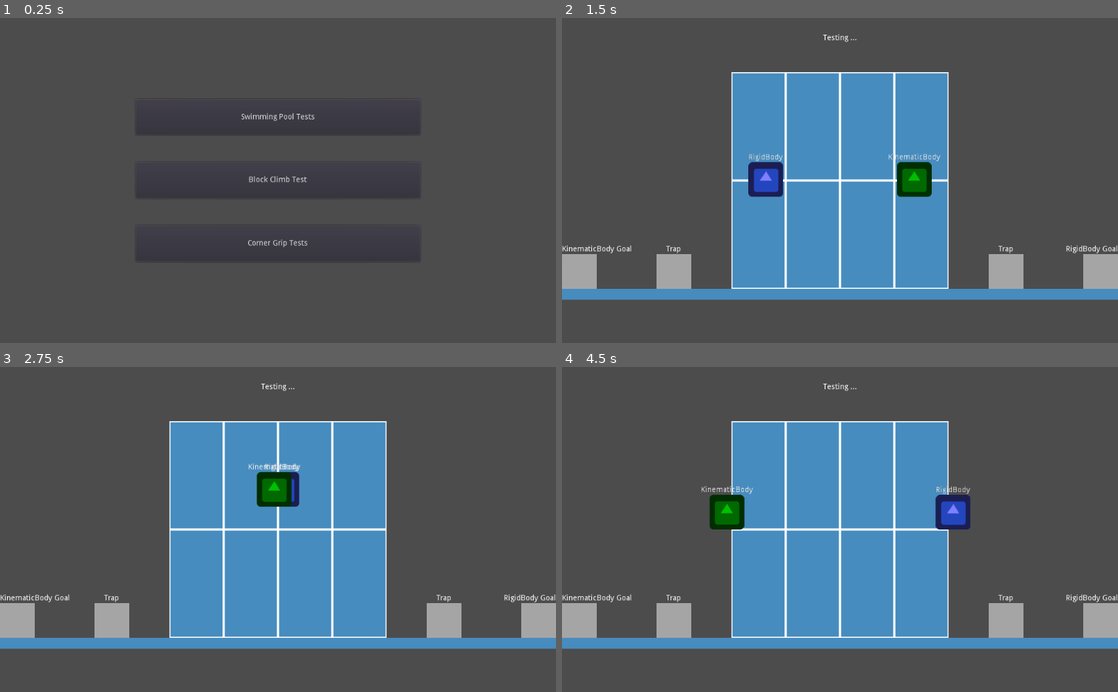
Above: before the commit, frames 1-4 (two rows, left to right).
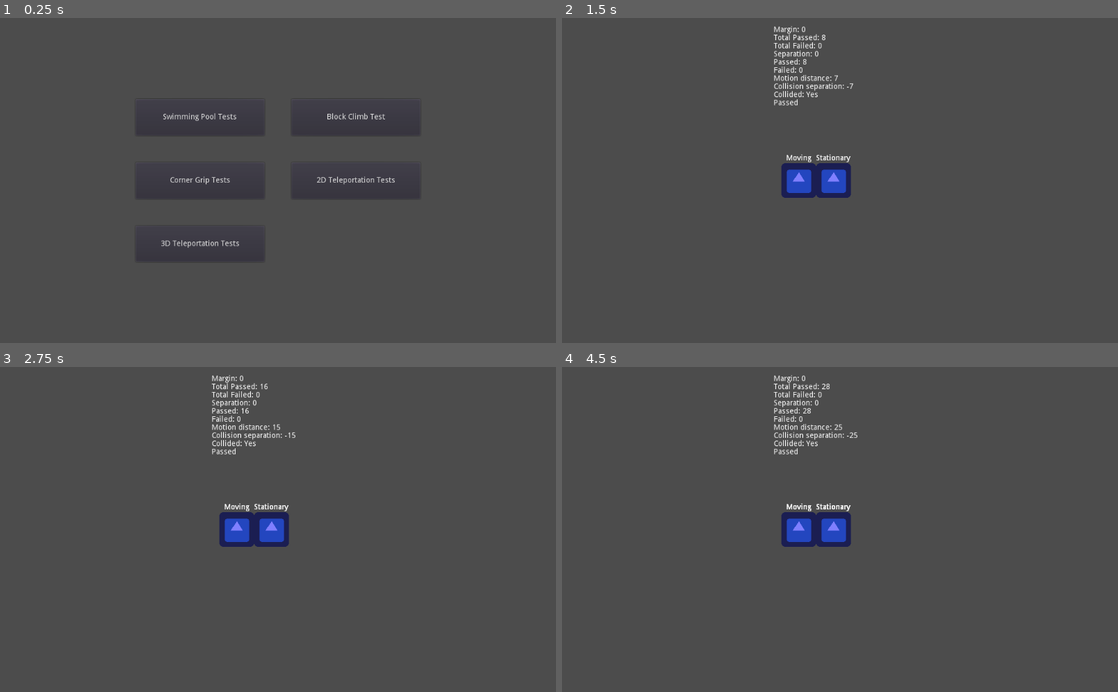
Above: after the commit, the same moments.

Repository: madmiraal/godot-gym
Game: Godot game, scene res://Menu.tscn
The game is run twice, just before and just after one commit, with the same random seed, the same clock (stepped at 60 frames per second) and the same inputs. The engine's default icon, where the game draws it, is replaced by a stand-in: a white triangle on a blue panel in a dark square.
Inputs (mouse positions are in pixels of both pictures, inside the frame that each line leads up to):
- Up to frame 1 (0.25 s): no input
- Up to frame 2 (1.5 s): click (917, 180) at 0.5 s, where only the run after the commit has a clickable "2D Teleportation Tests"; tap Enter (ui_accept) at 1.25 s; hold Enter (ui_accept) from 1.28 s (still down)
- Up to frame 3 (2.75 s): release Enter (ui_accept) at 2.03 s; tap Enter (ui_accept) at 2.1, 2.27, 2.57 s
- Up to frame 4 (4.5 s): hold Enter (ui_accept) 2.78-3.53 s; tap Enter (ui_accept) at 3.6, 3.77, 4.07 s; hold Enter (ui_accept) from 4.28 s (still down)

The runs differ from the first frame. In frame 1, 0.8% of the frame differs, in the area x 29-71%, y 29-71%; in frame 2, 33%; in frame 3, 33%; in frame 4, 34%, in the area x 0-100%, y 2-87%.

Commit message:
Add Teleportation Tests

Diff:
--- a/Menu.gd
+++ b/Menu.gd
@@ -8,3 +8,9 @@
 
 func _on_Test3_pressed():
 	get_tree().change_scene("res://OneWayTests/Corner Grip Tests.tscn")
+
+func _on_Test4_pressed():
+	get_tree().change_scene("res://TestBodyMotionTests/Teleportation 2D Tests.tscn")
+
+func _on_Test5_pressed():
+	get_tree().change_scene("res://TestBodyMotionTests/Teleportation 3D Tests.tscn")
--- a/Menu.tscn
+++ b/Menu.tscn
@@ -10,37 +10,61 @@
 "_edit_use_anchors_": false
 }
 
-[node name="VBoxContainer" type="VBoxContainer" parent="."]
+[node name="VBoxContainer" type="GridContainer" parent="."]
 anchor_right = 1.0
 anchor_bottom = 1.0
 margin_left = 250.0
 margin_top = 150.0
 margin_right = -250.0
 margin_bottom = -150.0
-custom_constants/separation = 50
+custom_constants/vseparation = 50
+custom_constants/hseparation = 50
+columns = 2
 __meta__ = {
 "_edit_use_anchors_": false
 }
 
 [node name="Test1" type="Button" parent="VBoxContainer"]
-margin_right = 524.0
+margin_right = 237.0
 margin_bottom = 66.0
+size_flags_horizontal = 3
 size_flags_vertical = 3
 text = "Swimming Pool Tests"
 
 [node name="Test2" type="Button" parent="VBoxContainer"]
-margin_top = 116.0
+margin_left = 287.0
 margin_right = 524.0
-margin_bottom = 183.0
+margin_bottom = 66.0
+size_flags_horizontal = 3
 size_flags_vertical = 3
 text = "Block Climb Test"
 
 [node name="Test3" type="Button" parent="VBoxContainer"]
-margin_top = 233.0
-margin_right = 524.0
-margin_bottom = 300.0
+margin_top = 116.0
+margin_right = 237.0
+margin_bottom = 182.0
+size_flags_horizontal = 3
 size_flags_vertical = 3
 text = "Corner Grip Tests"
+
+[node name="Test4" type="Button" parent="VBoxContainer"]
+margin_left = 287.0
+margin_top = 116.0
+margin_right = 524.0
+margin_bottom = 182.0
+size_flags_horizontal = 3
+size_flags_vertical = 3
+text = "2D Teleportation Tests"
+
+[node name="Test5" type="Button" parent="VBoxContainer"]
+margin_top = 232.0
+margin_right = 237.0
+margin_bottom = 298.0
+size_flags_horizontal = 3
+size_flags_vertical = 3
+text = "3D Teleportation Tests"
 [connection signal="pressed" from="VBoxContainer/Test1" to="." method="_on_Test1_pressed"]
 [connection signal="pressed" from="VBoxContainer/Test2" to="." method="_on_Test2_pressed"]
 [connection signal="pressed" from="VBoxContainer/Test3" to="." method="_on_Test3_pressed"]
+[connection signal="pressed" from="VBoxContainer/Test4" to="." method="_on_Test4_pressed"]
+[connection signal="pressed" from="VBoxContainer/Test5" to="." method="_on_Test5_pressed"]
--- /dev/null
+++ b/TestBodyMotionTests/Teleportation 2D Tests.tscn
@@ -0,0 +1,21 @@
+[gd_scene load_steps=3 format=2]
+
+[ext_resource path="res://TestBodyMotionTests/Teleportation Tests.gd" type="Script" id=1]
+[ext_resource path="res://TestBodyMotionTests/Teleportation Test Data.tscn" type="PackedScene" id=2]
+
+[node name="Teleportation Tests" type="Node2D"]
+script = ExtResource( 1 )
+margin = 0.0
+use_rigidbody = true
+
+[node name="Teleportation Test Data" parent="." instance=ExtResource( 2 )]
+
+[node name="Start Timer" type="Timer" parent="."]
+wait_time = 0.01
+one_shot = true
+
+[node name="Finish Timer" type="Timer" parent="."]
+wait_time = 0.01
+one_shot = true
+[connection signal="timeout" from="Start Timer" to="." method="perform_test"]
+[connection signal="timeout" from="Finish Timer" to="." method="end_test"]
--- /dev/null
+++ b/TestBodyMotionTests/Teleportation 3D Tests.tscn
@@ -0,0 +1,23 @@
+[gd_scene load_steps=3 format=2]
+
+[ext_resource path="res://TestBodyMotionTests/Teleportation Tests.gd" type="Script" id=1]
+[ext_resource path="res://TestBodyMotionTests/Teleportation Test Data.tscn" type="PackedScene" id=2]
+
+[node name="Teleportation Tests" type="Spatial"]
+script = ExtResource( 1 )
+margin = 0.0
+
+[node name="Teleportation Test Data" parent="." instance=ExtResource( 2 )]
+
+[node name="Start Timer" type="Timer" parent="."]
+wait_time = 0.01
+one_shot = true
+
+[node name="Finish Timer" type="Timer" parent="."]
+wait_time = 0.01
+one_shot = true
+
+[node name="Camera" type="Camera" parent="."]
+transform = Transform( 1, 0, 0, 0, 0.965926, 0.258819, 0, -0.258819, 0.965926, -1, 2, 5 )
+[connection signal="timeout" from="Start Timer" to="." method="perform_test"]
+[connection signal="timeout" from="Finish Timer" to="." method="end_test"]
--- /dev/null
+++ b/TestBodyMotionTests/Teleportation Test Data.tscn
@@ -0,0 +1,165 @@
+[gd_scene load_steps=2 format=2]
+
+[sub_resource type="GDScript" id=1]
+script/source = "extends Control
+
+var margin = \"?\" setget set_margin_text
+var total_passed = \"?\" setget set_total_passed
+var total_failed = \"?\" setget set_total_failed
+var passed = \"?\" setget set_passed
+var failed = \"?\" setget set_failed
+var separation = \"?\" setget set_separation
+var motion_distance = \"?\" setget set_motion_distance
+var collision_separation = \"?\" setget set_collision_separation
+var collided = \"?\" setget set_collided
+var result = \"\" setget set_result
+var complete = \"\" setget set_complete
+
+func set_margin_text(value):
+	$\"Margin\".text = \"Margin: \" + str(value)
+
+func set_total_passed(value):
+	$\"Total Passed\".text = \"Total Passed: \" + str(value)
+
+func set_total_failed(value):
+	$\"Total Failed\".text = \"Total Failed: \" + str(value)
+
+func set_passed(value):
+	$\"Passed\".text = \"Passed: \" + str(value)
+
+func set_failed(value):
+	$\"Failed\".text = \"Failed: \" + str(value)
+
+func set_separation(value):
+	$\"Separation\".text = \"Separation: \" + str(value)
+
+func set_motion_distance(value):
+	$\"Motion Distance\".text = \"Motion distance: \" + str(value)
+
+func set_collision_separation(value):
+	$\"Collision Separation\".text = \"Collision separation: \" + str(value)
+
+func set_collided(value):
+	$\"Collided\".text = \"Collided: \" + str(value)
+
+func set_result(value):
+	$\"Result\".text = str(value)
+
+func set_complete(value):
+	$\"Complete\".text = str(value)
+"
+
+[node name="Teleportation Test Data" type="Control"]
+script = SubResource( 1 )
+__meta__ = {
+"_edit_use_anchors_": false
+}
+
+[node name="Margin" type="Label" parent="."]
+margin_left = 390.0
+margin_top = 15.0
+margin_right = 590.0
+margin_bottom = 30.0
+text = "Margin: ?"
+__meta__ = {
+"_edit_use_anchors_": false
+}
+
+[node name="Total Passed" type="Label" parent="."]
+margin_left = 390.0
+margin_top = 30.0
+margin_right = 590.0
+margin_bottom = 45.0
+text = "Total Passed: ?"
+__meta__ = {
+"_edit_use_anchors_": false
+}
+
+[node name="Total Failed" type="Label" parent="."]
+margin_left = 390.0
+margin_top = 45.0
+margin_right = 590.0
+margin_bottom = 59.0
+text = "Total Failed: ?"
+__meta__ = {
+"_edit_use_anchors_": false
+}
+
+[node name="Separation" type="Label" parent="."]
+margin_left = 390.0
+margin_top = 60.0
+margin_right = 590.0
+margin_bottom = 75.0
+text = "Separation: ?"
+__meta__ = {
+"_edit_use_anchors_": false
+}
+
+[node name="Passed" type="Label" parent="."]
+margin_left = 390.0
+margin_top = 75.0
+margin_right = 590.0
+margin_bottom = 90.0
+text = "Passed: ?"
+__meta__ = {
+"_edit_use_anchors_": false
+}
+
+[node name="Failed" type="Label" parent="."]
+margin_left = 390.0
+margin_top = 90.0
+margin_right = 590.0
+margin_bottom = 105.0
+text = "Failed: ?"
+__meta__ = {
+"_edit_use_anchors_": false
+}
+
+[node name="Motion Distance" type="Label" parent="."]
+margin_left = 390.0
+margin_top = 105.0
+margin_right = 590.0
+margin_bottom = 120.0
+text = "Motion distance: ?"
+__meta__ = {
+"_edit_use_anchors_": false
+}
+
+[node name="Collision Separation" type="Label" parent="."]
+margin_left = 390.0
+margin_top = 120.0
+margin_right = 590.0
+margin_bottom = 135.0
+text = "Collision separation: ?"
+__meta__ = {
+"_edit_use_anchors_": false
+}
+
+[node name="Collided" type="Label" parent="."]
+margin_left = 390.0
+margin_top = 135.0
+margin_right = 590.0
+margin_bottom = 150.0
+text = "Collided: ?"
+__meta__ = {
+"_edit_use_anchors_": false
+}
+
+[node name="Result" type="Label" parent="."]
+margin_left = 390.0
+margin_top = 150.0
+margin_right = 590.0
+margin_bottom = 165.0
+__meta__ = {
+"_edit_use_anchors_": false
+}
+
+[node name="Complete" type="Label" parent="."]
+margin_left = 390.0
+margin_top = 165.0
+margin_right = 590.0
+margin_bottom = 180.0
+text = "ALL TESTS COMPLETE"
+__meta__ = {
+"_edit_use_anchors_": false
+}
--- /dev/null
+++ b/TestBodyMotionTests/Teleportation Tests.gd
@@ -0,0 +1,193 @@
+extends Node
+
+export var start_separation = 0
+export var finish_separation = 32
+export var margin = 0.08
+export var pause_on_failure = false
+export var print_failure = false
+export var use_rigidbody = false
+
+var rigid_player_scene
+var kinematic_player_scene
+var player1
+var player2
+var player_width
+var separation
+var motion
+var step_size
+var starting_position1
+var starting_position2
+var safe_distance
+var passed
+var failed
+var total_passed
+var total_failed
+var complete
+var paused
+
+func _input(event):
+	if event.is_action_pressed("ui_accept"):
+		if complete:
+			player1.free()
+			player2.free()
+			restart()
+		else:
+			pause(!paused)
+	if event.is_action_pressed("ui_cancel"):
+		get_tree().change_scene("res://Menu.tscn")
+
+func _ready():
+	var node = self
+	if node is Spatial:
+		rigid_player_scene = preload("res://3DAssets/RigidBody Player.tscn")
+		kinematic_player_scene = preload("res://3DAssets/KinematicBody Player.tscn")
+		starting_position2 = Vector3(0, 0, 0)
+		motion = Vector3()
+		step_size = 0.1
+		if finish_separation == 32:
+			finish_separation /= 32
+		if margin == 0.08:
+			margin *= 0.001 / 0.08
+	else:
+		rigid_player_scene = preload("res://2DAssets/RigidBody Player.tscn")
+		kinematic_player_scene = preload("res://2DAssets/KinematicBody Player.tscn")
+		starting_position2 = Vector2(500, 300)
+		motion = Vector2()
+		step_size = 1
+	var player = rigid_player_scene.instance()
+	player_width = player.get_child(0).get_shape().extents.x * 2
+	player.free()
+	restart()
+
+func update_labels(result_text):
+	if $"Teleportation Test Data":
+		$"Teleportation Test Data".margin = margin
+		$"Teleportation Test Data".total_passed = total_passed + passed
+		$"Teleportation Test Data".total_failed = total_failed + failed
+		$"Teleportation Test Data".separation = separation
+		$"Teleportation Test Data".passed = passed
+		$"Teleportation Test Data".failed = failed
+		$"Teleportation Test Data".motion_distance = motion.x
+		$"Teleportation Test Data".collision_separation = safe_distance - motion.x
+		$"Teleportation Test Data".result = result_text
+
+func pause(on):
+	paused = on
+	if paused:
+		$"Start Timer".stop()
+		$"Finish Timer".stop()
+	else:
+		if pause_on_failure:
+			end_test()
+		else:
+			motion.x -= step_size
+			prepare_next_test()
+
+func restart():
+	if $"Teleportation Test Data":
+		$"Teleportation Test Data".complete = ""
+	starting_position1 = starting_position2
+	separation = start_separation - step_size
+	motion.x = (player_width + separation) * 2 + 1
+	total_passed = 0
+	total_failed = 0
+	passed = 0
+	failed = 0
+	complete = false
+	if print_failure:
+		print("Teleportation Test Results")
+		print("==========================")
+		print("Margin: ", margin)
+		print("Player2 position: ", starting_position2.x)
+	prepare_next_test()
+
+func prepare_next_test():
+	if motion.x >= (player_width + separation) * 2:
+		total_passed += passed
+		total_failed += failed
+		passed = 0
+		failed = 0
+		separation += step_size
+		motion.x = 0
+		starting_position1.x = starting_position2.x - player_width - separation
+		safe_distance = separation
+		if print_failure:
+			print("Player1 position: ", starting_position1.x)
+			print("Separation: ", starting_position2.x - starting_position1.x)
+			print("Safe distance: ", safe_distance)
+			printt("X-Motion", "Collision", "Separation", "Distance")
+	else:
+		motion.x += step_size
+	if use_rigidbody:
+		player1 = rigid_player_scene.instance()
+		player1.mode = RigidBody2D.MODE_STATIC
+		player2 = rigid_player_scene.instance()
+		player2.mode = RigidBody2D.MODE_STATIC
+	else:
+		player1 = kinematic_player_scene.instance()
+		player1.set_safe_margin(margin)
+		player2 = kinematic_player_scene.instance()
+		player2.set_safe_margin(margin)
+	player1.transform.origin = starting_position1
+	player1.gravity_scale = 0
+	player1.collision_mask = 7
+	player1.find_node("Label").text = "Moving"
+	add_child(player1)
+	player2.transform.origin = starting_position2
+	player2.gravity_scale = 0
+	player2.collision_mask = 7
+	player2.find_node("Label").text = "Stationary"
+	add_child(player2)
+	update_labels("")
+	$"Start Timer".start()
+
+func perform_test():
+	var collided
+	if use_rigidbody:
+		collided = player1.test_motion(motion, false, margin)
+	else:
+		collided = player1.test_move(player1.get_global_transform(), motion)
+	var failure = false
+	var collision_separation = player2.transform.origin.x - player1.transform.origin.x - motion.x
+	if collided:
+		if $"Teleportation Test Data":
+			$"Teleportation Test Data".collided = "Yes"
+		if motion.x <= safe_distance:
+			failure = true
+	else:
+		if $"Teleportation Test Data":
+			$"Teleportation Test Data".collided = "No"
+		player1.translate(motion)
+		if motion.x > safe_distance:
+			failure = true
+	if failure:
+		if print_failure:
+			printt(motion.x, collided, collision_separation, collision_separation - player_width)
+		failed += 1
+		update_labels("FAILED!")
+		if pause_on_failure:
+			pause(true)
+		else:
+			$"Finish Timer".start(.1)
+	else:
+		passed += 1
+		update_labels("Passed")
+		$"Finish Timer".start(.1)
+
+func end_test():
+	if motion.x >= (player_width + separation) * 2:
+		if print_failure:
+			print("Passed: ", passed)
+			print("Failed: ", failed)
+			print("")
+		if separation >= finish_separation:
+			if print_failure:
+				print("Total passed: ", total_passed + passed)
+				print("Total failed: ", total_failed + failed)
+			complete = true
+			if $"Teleportation Test Data":
+				$"Teleportation Test Data".complete = "ALL TESTS COMPLETE!"
+			return
+	player1.free()
+	player2.free()
+	prepare_next_test()
--- a/project.godot
+++ b/project.godot
@@ -19,6 +19,10 @@
 run/main_scene="res://Menu.tscn"
 config/icon="res://icon.png"
 
+[physics]
+
+3d/physics_engine="GodotPhysics"
+
 [rendering]
 
 quality/driver/driver_name="GLES2"
